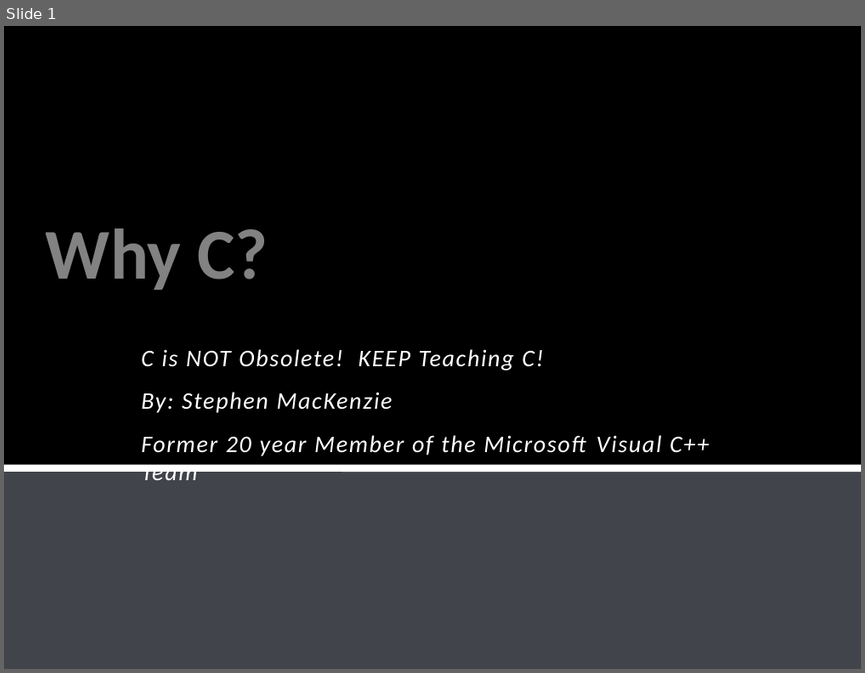
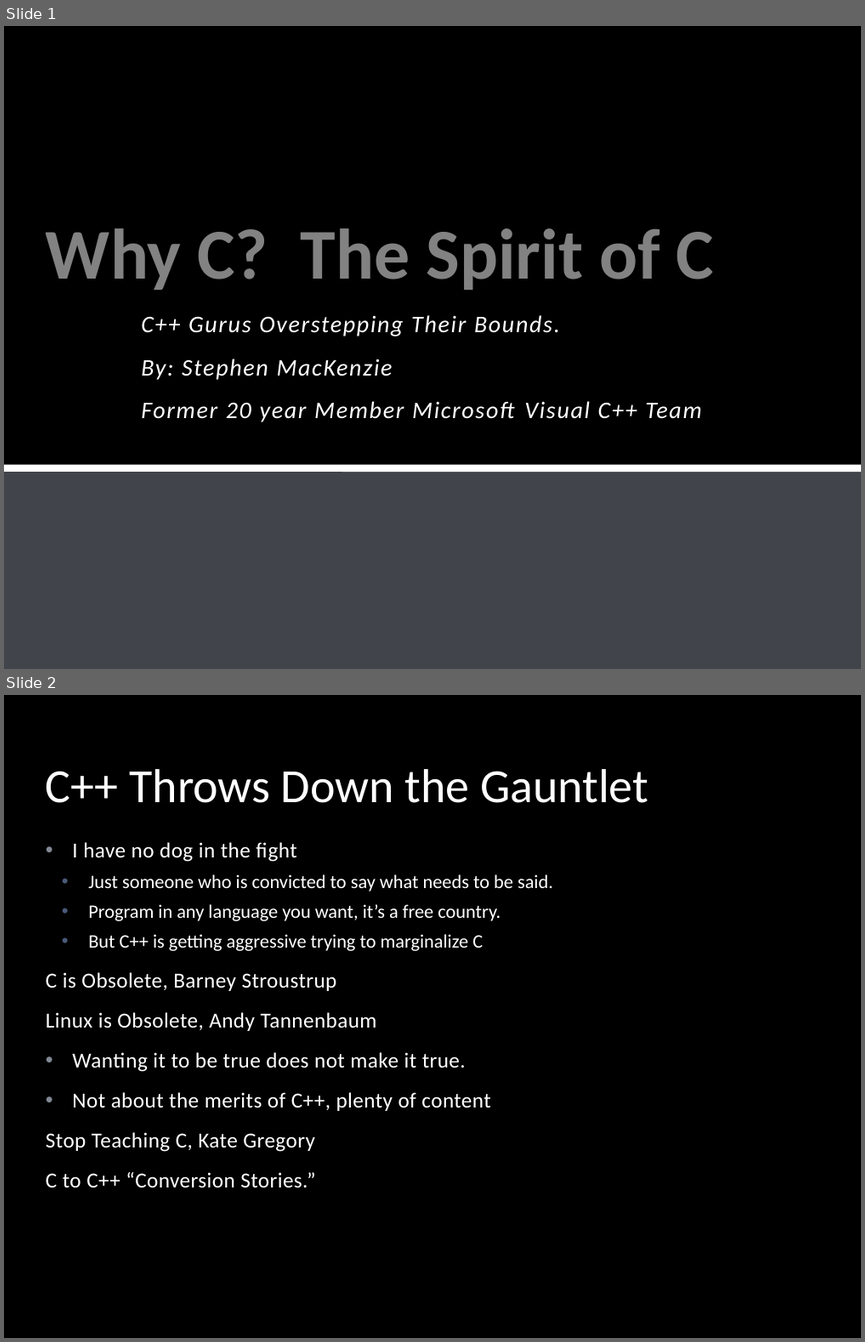
Before and after one commit to stevemac321/whyc, a slide deck: whyc.pptx. Shown one above the other, each under a label of ours: slide 1 before the commit, slides 1 and 2 after it. The pictures are 865x673 and 865x1342 pixels, drawn with LibreOffice and Linux fonts; fonts in the diff are those of the drawing; background and template pictures are left out. Boxes give left, top, right and bottom in pixels: in the first picture for what was removed or moved away, otherwise in the second. Text is boxed around its words. In the diff, an @@ line names an element or a change of style, - is before the commit and + after.

Commit message:
more content

```diff
--- a/whyc.pptx
+++ b/whyc.pptx
@@ slide 2 added at (4, 695, 861, 1338), background picture (left out) @@
@@ rectangle added at (4, 695, 861, 1338), fill #000000 at 50% opacity @@
@@ title added at (46, 769, 648, 803), 40 pt, text #FFFFFF @@
+C++ Throws Down the Gauntlet
@@ text added at (46, 842, 553, 1188), 18 pt, text #FFFFFF @@
+• I have no dog in the fight
+  • Just someone who is convicted to say what needs to be said.
+  • Program in any language you want, it’s a free country.
+  • But C++ is getting aggressive trying to marginalize C
+C is Obsolete, Barney Stroustrup
+Linux is Obsolete, Andy Tannenbaum
+• Wanting it to be true does not make it true.
+• Not about the merits of C++, plenty of content
+Stop Teaching C, Kate Gregory
+C to C++ “Conversion Stories.”
@@ slide 1 changed as well @@
@@ title at (46, 228, 714, 290): text changed @@
-Why C?
+Why C? The Spirit of C
@@ subtitle "C++ Gurus Overstepping Their Bounds.": place and size @@
-subtitle "C++ Gurus Overstepping Their Bounds." at (141, 349, 709, 480)
+subtitle "C++ Gurus Overstepping Their Bounds." at (141, 315, 701, 422)
@@ subtitle at (141, 315, 560, 336): text changed @@
-C is NOT Obsolete! KEEP Teaching C!
+C++ Gurus Overstepping Their Bounds.
@@ subtitle at (141, 401, 701, 422): text changed @@
-Former 20 year Member of the Microsoft Visual C++ Team
+Former 20 year Member Microsoft Visual C++ Team
```
Also in this commit, not shown: 2 other slides changed, 10 other slides added.
